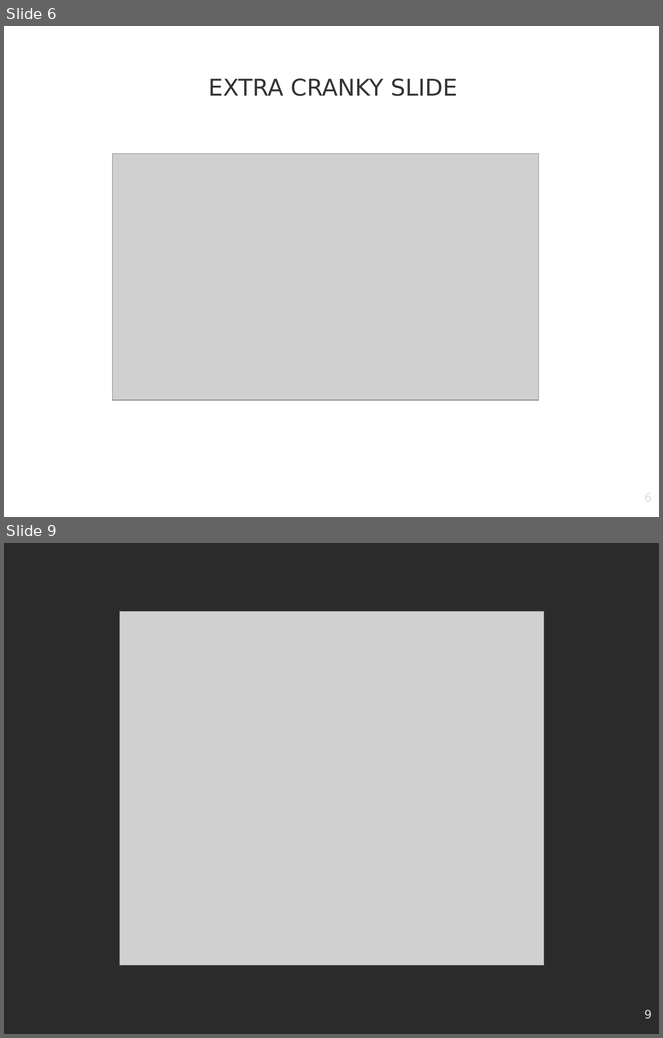
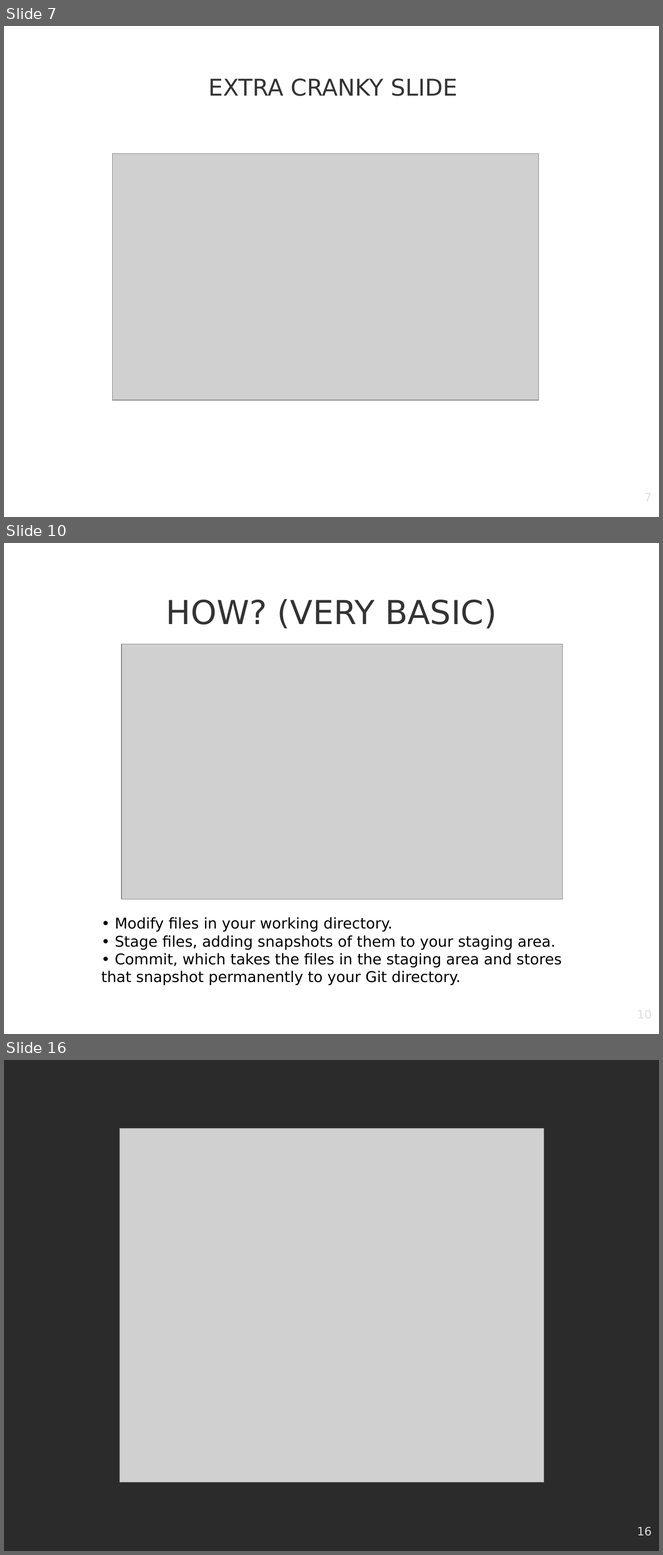
Before and after one commit to jpdibacco/ATI_english_presentation, a slide deck: presentation.odp. Shown one above the other, each under a label of ours: slides 6 and 9 before the commit, slides 7, 10 and 16 after it; the slides between them are not shown. The pictures are 663x1038 and 663x1555 pixels, drawn with LibreOffice and Linux fonts; fonts in the diff are those of the drawing; grey boxes stand for pictures; background and template pictures are left out; a plain dark background stands for a picture behind light text. Boxes give left, top, right and bottom in pixels: in the first picture for what was removed or moved away, otherwise in the second. Text is boxed around its words. In the diff, an @@ line names an element or a change of style, - is before the commit and + after.

```diff
--- a/presentation.odp
+++ b/presentation.odp
@@ slide 10 added at (4, 543, 659, 1034), background picture (left out) @@
@@ title added at (166, 599, 497, 629), 40 pt, text #333333 @@
+HOW? (VERY BASIC)
@@ picture added at (122, 644, 563, 900) @@
@@ text added at (101, 917, 562, 986), 18 pt, text #000000 @@
+• Modify files in your working directory.
+• Stage files, adding snapshots of them to your staging area.
+• Commit, which takes the files in the staging area and stores
+that snapshot permanently to your Git directory.
@@ page number added at (500, 1008, 652, 1034), 14 pt, text #DDDDDD @@
+10
@@ what was slide 6 is now slide 7 @@
@@ page number at (500, 491, 652, 517): text changed @@
-6
+7
@@ what was slide 9 is now slide 16 @@
@@ page number at (637, 1527, 652, 1536): text changed @@
-9
+16
```
Also in this commit, not shown: 3 slides changed, 7 other slides added, 1 other file.
